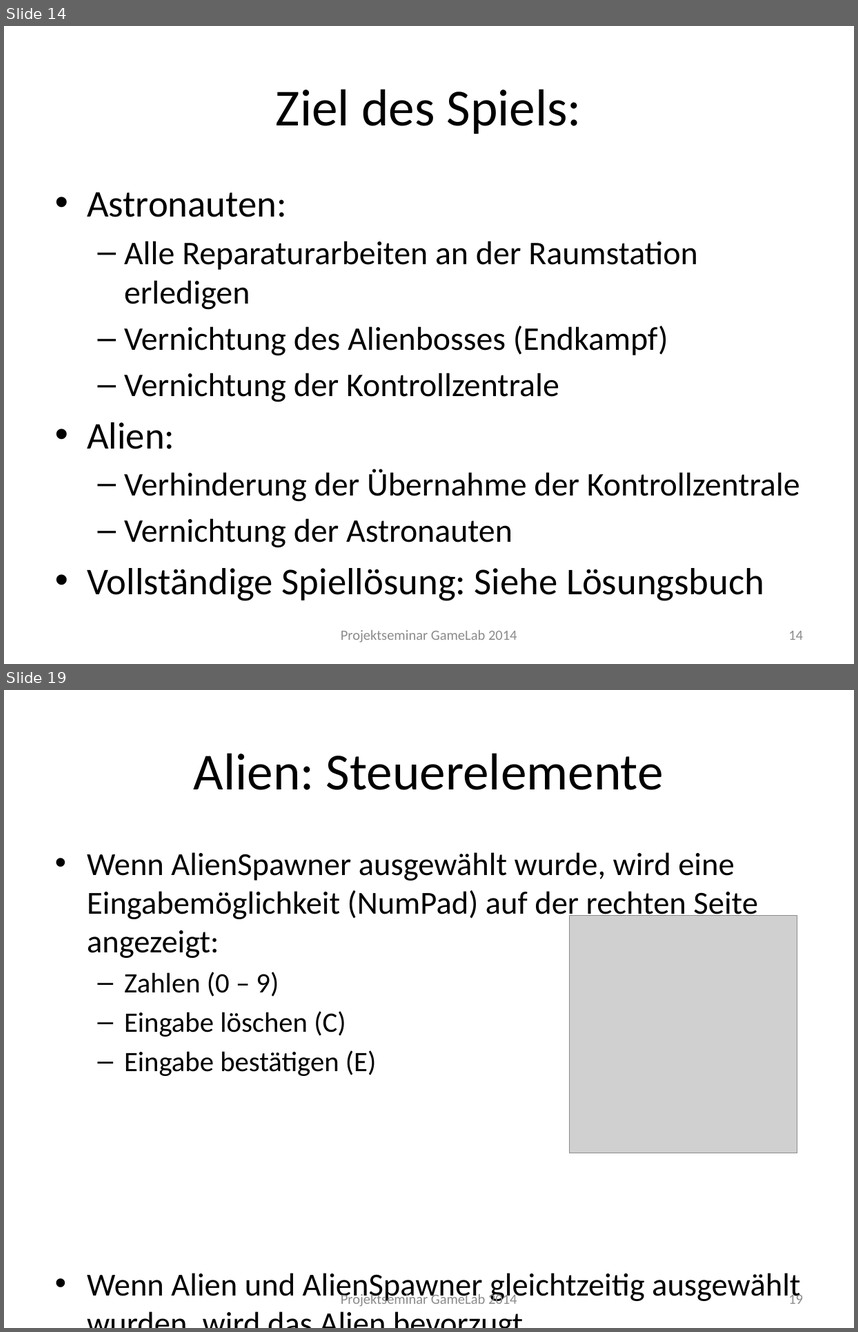
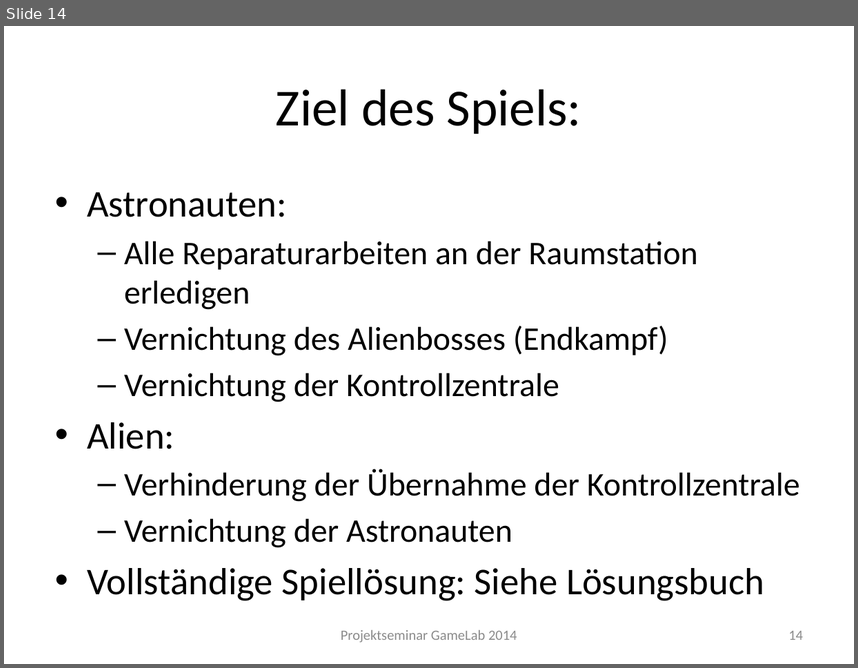
Before and after one commit to Instinctlol/gamelab2014, a slide deck: Abschlusspräsentation/SpielkonzeptFINAL.pptx. Shown one above the other, each under a label of ours: slides 14 and 19 before the commit, slide 14 after it; the slides between them are not shown. The pictures are 858x1332 and 858x668 pixels, drawn with LibreOffice and Linux fonts; fonts in the diff are those of the drawing; grey boxes stand for pictures; background and template pictures are left out. Boxes give left, top, right and bottom in pixels: in the first picture for what was removed or moved away, otherwise in the second. Text is boxed around its words. In the diff, an @@ line names an element or a change of style, - is before the commit and + after.

```diff
--- a/Abschlusspräsentation/SpielkonzeptFINAL.pptx
+++ b/Abschlusspräsentation/SpielkonzeptFINAL.pptx
@@ slide 19 removed at (x1=4, y1=690, x2=854, y2=1328), background picture (left out) @@
@@ title removed at (x1=194, y1=753, x2=664, y2=790) @@
-Alien: Steuerelemente
@@ text removed at (x1=87, y1=852, x2=800, y2=1303) @@
-• Wenn AlienSpawner ausgewählt wurde, wird eine Eingabemöglichkeit (NumPad) auf der rechten Seite angezeigt:
-  – Zahlen (0 – 9)
-  – Eingabe löschen (C)
-  – Eingabe bestätigen (E)
-• Wenn Alien und AlienSpawner gleichtzeitig ausgewählt wurden, wird das Alien bevorzugt.
@@ picture removed at (x1=569, y1=915, x2=797, y2=1153) @@
@@ text removed at (x1=341, y1=1292, x2=517, y2=1306) @@
-Projektseminar GameLab 2014
@@ page number removed at (x1=789, y1=1292, x2=803, y2=1303) @@
-19
```
Also in this commit, not shown: 1 slide changed, 6 other slides removed.
